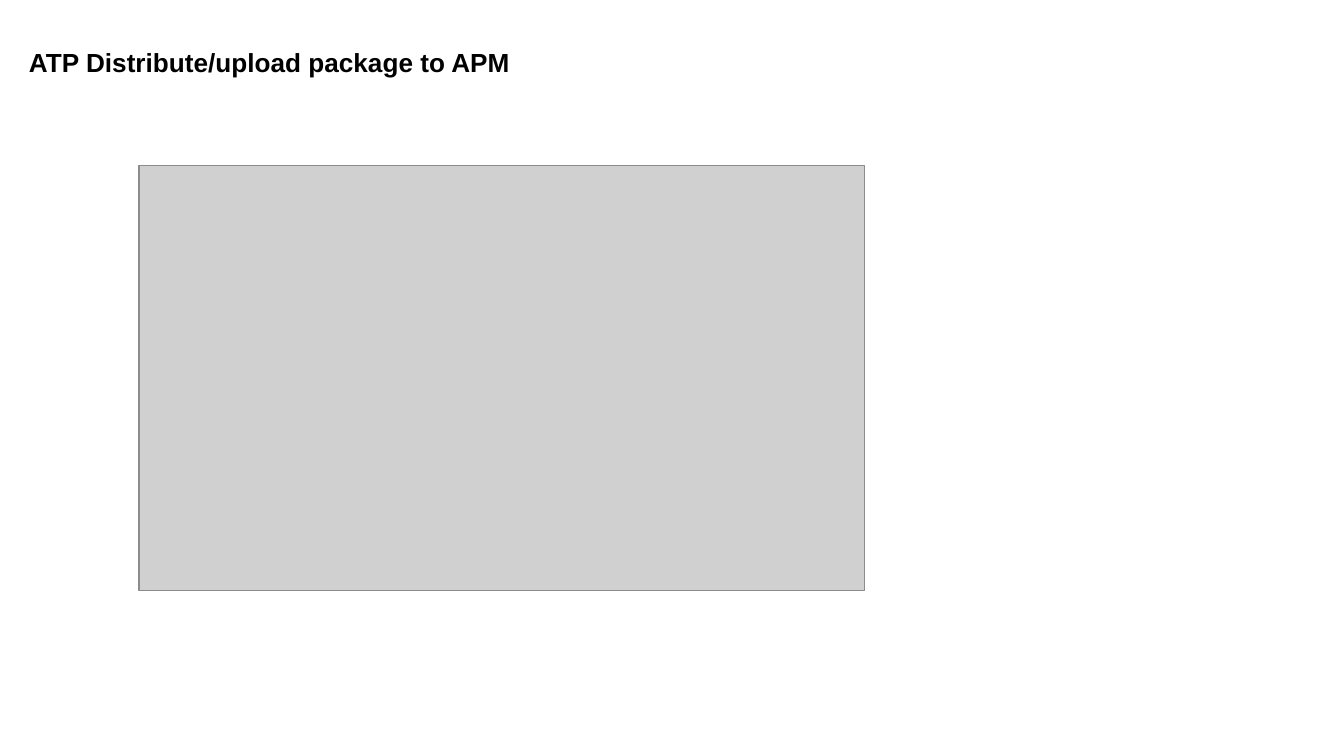
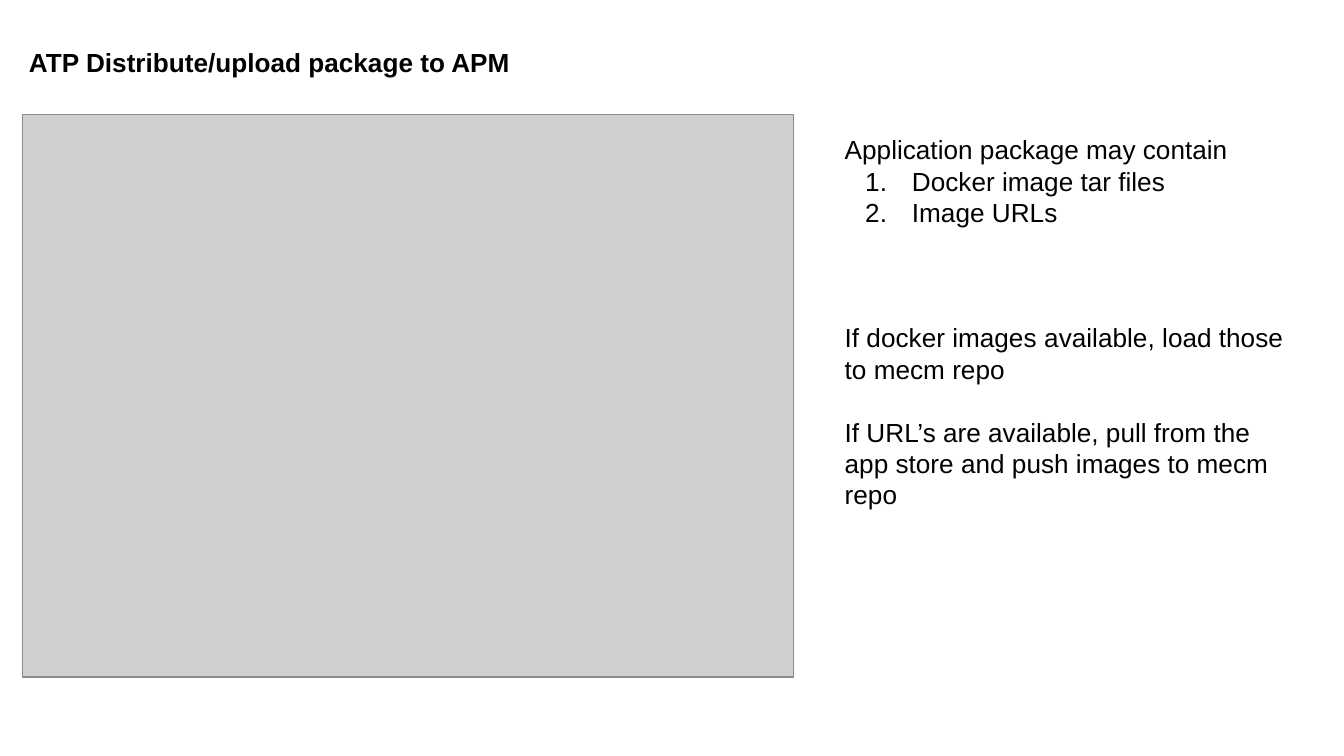
Before and after one commit to EdgeGallery/community, a slide deck: slide 5 of MECM PT/Release V1.1/Image Management-LLD.pptx. Drawn at 1344x756 pixels with LibreOffice and Linux fonts; fonts in the diff are those of the drawing; grey boxes stand for pictures. Boxes give left, top, right and bottom in pixels: in the first picture for what was removed or moved away, otherwise in the second. Text is boxed around its words. In the diff, an @@ line names an element or a change of style, - is before the commit and + after.

Commit message:
image mgmt lld update

```diff
--- a/MECM PT/Release V1.1/Image Management-LLD.pptx
+++ b/MECM PT/Release V1.1/Image Management-LLD.pptx
@@ picture: place and size @@
-picture at [138,165,864,590]
+picture at [23,114,794,677]
@@ text added at [845,140,1283,510], 14 pt, text #000000 @@
+Application package may contain
+1. Docker image tar files
+2. Image URLs
+If docker images available, load those to mecm repo
+If URL’s are available, pull from the app store and push images to mecm repo
```
